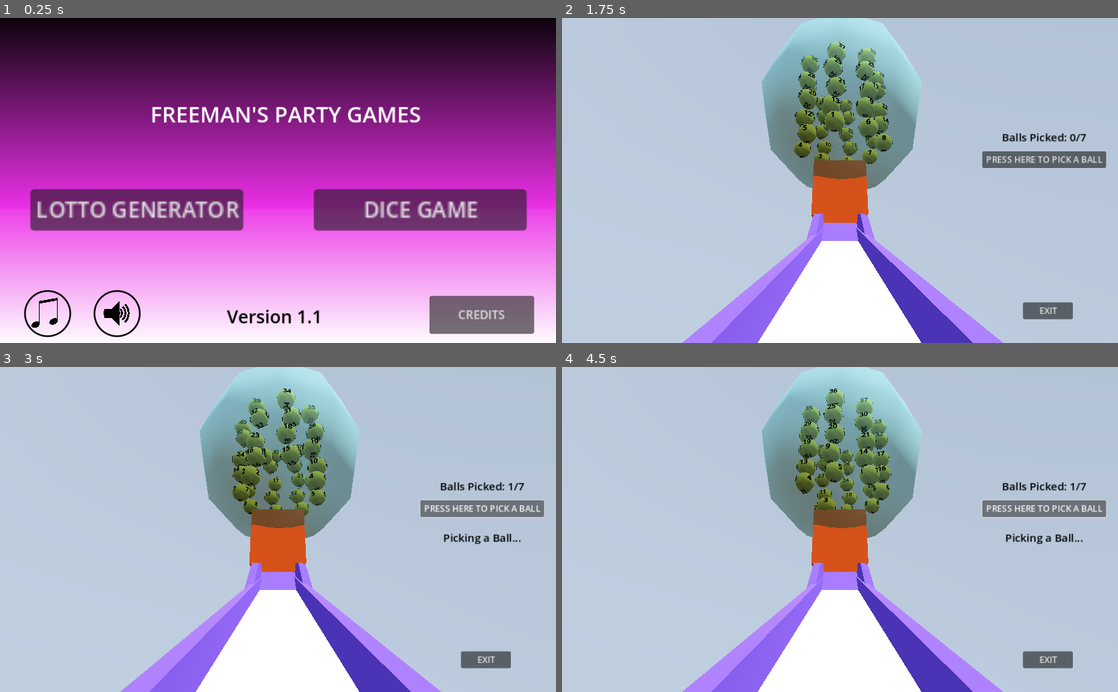
Above: before the commit, frames 1-4 (two rows, left to right).
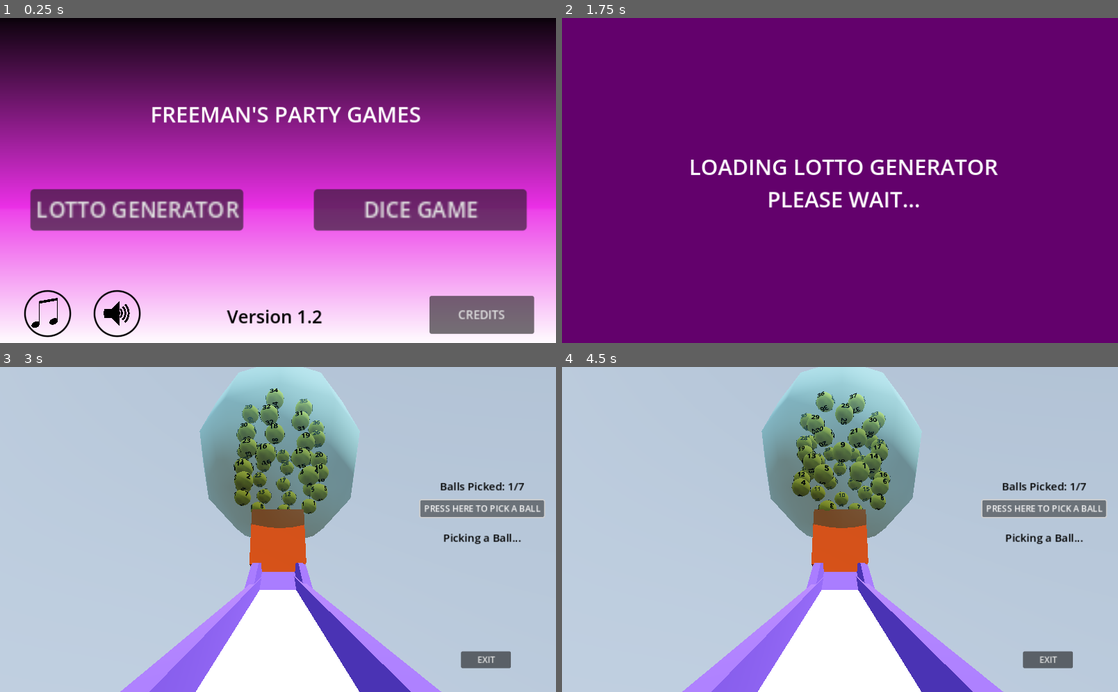
Above: after the commit, the same moments.

Repository: hffriman/Freemans-Party-Games
Game: Godot game, scene res://scenes/main_menu.tscn
Same seed, same stepped clock (60 frames per second), same inputs: the game is played once before the commit and once after it.
Inputs (mouse positions are in pixels of both pictures, inside the frame that each line leads up to):
- Up to frame 1 (0.25 s): no input
- Up to frame 2 (1.75 s): click "LOTTO GENERATOR" at 0.5 s; click (984, 209) at 1.25 s, where only the run after the commit has a clickable "DICE GAME"
- Up to frame 3 (3 s): click (116, 662) at 2.02 s; click "PRESS HERE TO PICK A BALL" at 2.75 s
- Up to frame 4 (4.5 s): click "PRESS HERE TO PICK A BALL" at 3.5 s; click "PRESS HERE TO PICK A BALL" at 4.25 s

The runs differ from the first frame. In frame 1, less than 0.1% of the frame differs, in the area x 56-58%, y 89-95%; in frame 2, 100%, in the area x 0-100%, y 0-100%; in frame 3, 4.1%; in frame 4, 4.1%.

Commit message:
Small fixes for version 1.3 release

Diff:
--- a/scenes/dicegame.tscn
+++ b/scenes/dicegame.tscn
@@ -64,11 +64,6 @@
 font_size = 55
 font_color = Color(1, 1, 0.203922, 1)
 
-[sub_resource type="CanvasTexture" id="CanvasTexture_3p021"]
-
-[sub_resource type="LabelSettings" id="LabelSettings_7fsgx"]
-font_size = 40
-
 [sub_resource type="StandardMaterial3D" id="StandardMaterial3D_amy7m"]
 metallic_specular = 0.0
 
@@ -445,24 +440,6 @@
 scale = Vector2(1.6573, 1.6573)
 text = "EXIT"
 
-[node name="Loading" type="CanvasLayer" parent="."]
-
-[node name="LoadingBG" type="Sprite2D" parent="Loading"]
-self_modulate = Color(0.388235, 0.00392157, 0.423529, 1)
-position = Vector2(511.75, 299.75)
-scale = Vector2(1024.5, 600.5)
-texture = SubResource("CanvasTexture_3p021")
-
-[node name="LoadingLabel" type="Label" parent="Loading"]
-offset_left = 169.0
-offset_top = 246.0
-offset_right = 877.0
-offset_bottom = 469.0
-text = "LOADING DICE GAME
-PLEASE WAIT..."
-label_settings = SubResource("LabelSettings_7fsgx")
-horizontal_alignment = 1
-
 [node name="housewalls" type="Node3D" parent="."]
 
 [node name="wall" type="CSGBox3D" parent="housewalls"]
--- a/scenes/lotto_generator.tscn
+++ b/scenes/lotto_generator.tscn
@@ -11,11 +11,6 @@
 [ext_resource type="Script" path="res://scripts/ball_detector.gd" id="9_hqj5j"]
 [ext_resource type="Script" path="res://scripts/DeadZone.gd" id="9_mgmm3"]
 [ext_resource type="AudioStream" uid="uid://x6xovrdmacpo" path="res://sounds/lotto-ball-105088.mp3" id="10_o2tlx"]
-
-[sub_resource type="CanvasTexture" id="CanvasTexture_5mscr"]
-
-[sub_resource type="LabelSettings" id="LabelSettings_kpsnr"]
-font_size = 40
 
 [sub_resource type="ProceduralSkyMaterial" id="ProceduralSkyMaterial_plqt5"]
 sky_horizon_color = Color(0.64625, 0.65575, 0.67075, 1)
@@ -49,24 +44,6 @@
 [node name="LottoGenerator" type="Node3D"]
 transform = Transform3D(-4.37114e-08, 0, -1, 0, 1, 0, 1, 0, -4.37114e-08, -3.35075, 165, 0)
 script = ExtResource("1_y4v4f")
-
-[node name="Loading" type="CanvasLayer" parent="."]
-
-[node name="LoadingBG" type="Sprite2D" parent="Loading"]
-self_modulate = Color(0.388235, 0.00392157, 0.423529, 1)
-position = Vector2(511.75, 299.75)
-scale = Vector2(1024.5, 600.5)
-texture = SubResource("CanvasTexture_5mscr")
-
-[node name="LoadingLabel" type="Label" parent="Loading"]
-offset_left = 165.0
-offset_top = 246.0
-offset_right = 873.0
-offset_bottom = 469.0
-text = "LOADING LOTTO GENERATOR
-PLEASE WAIT..."
-label_settings = SubResource("LabelSettings_kpsnr")
-horizontal_alignment = 1
 
 [node name="DirectionalLight3D" type="DirectionalLight3D" parent="."]
 transform = Transform3D(-0.866023, -0.433016, 0.250001, 0, 0.499998, 0.866027, -0.500003, 0.749999, -0.43301, 0, 0, 0)
--- a/scenes/main_menu.tscn
+++ b/scenes/main_menu.tscn
@@ -26,6 +26,16 @@
 font = SubResource("FontVariation_k4t3r")
 font_size = 33
 font_color = Color(0, 0, 0, 1)
+
+[sub_resource type="CanvasTexture" id="CanvasTexture_jne33"]
+
+[sub_resource type="LabelSettings" id="LabelSettings_bxkt5"]
+font_size = 40
+
+[sub_resource type="CanvasTexture" id="CanvasTexture_riuji"]
+
+[sub_resource type="LabelSettings" id="LabelSettings_5bxrq"]
+font_size = 40
 
 [node name="MainMenu" type="Node3D"]
 script = ExtResource("1_jb4eo")
@@ -87,8 +97,7 @@
 offset_top = -0.00012207
 offset_right = 0.431885
 offset_bottom = -0.200012
-text = "Version 1.1
-"
+text = "Version 1.2"
 label_settings = SubResource("LabelSettings_43p0x")
 
 [node name="SoundButton" parent="." instance=ExtResource("2_iof6i")]
@@ -111,6 +120,44 @@
 scale = Vector2(1.34811, 1.34811)
 text = "CREDITS"
 
+[node name="LoadingDiceGameLayer" type="CanvasLayer" parent="."]
+visible = false
+
+[node name="LoadingBG" type="Sprite2D" parent="LoadingDiceGameLayer"]
+self_modulate = Color(0.388235, 0.00392157, 0.423529, 1)
+position = Vector2(511.5, 304.5)
+scale = Vector2(1085, 653)
+texture = SubResource("CanvasTexture_jne33")
+
+[node name="LoadingLabel" type="Label" parent="LoadingDiceGameLayer"]
+offset_left = 169.0
+offset_top = 246.0
+offset_right = 877.0
+offset_bottom = 469.0
+text = "LOADING DICE GAME
+PLEASE WAIT..."
+label_settings = SubResource("LabelSettings_bxkt5")
+horizontal_alignment = 1
+
+[node name="LoadingLottoGeneratorLayer" type="CanvasLayer" parent="."]
+visible = false
+
+[node name="LoadingBG" type="Sprite2D" parent="LoadingLottoGeneratorLayer"]
+self_modulate = Color(0.388235, 0.00392157, 0.423529, 1)
+position = Vector2(511.75, 299.75)
+scale = Vector2(1024.5, 600.5)
+texture = SubResource("CanvasTexture_riuji")
+
+[node name="LoadingLabel" type="Label" parent="LoadingLottoGeneratorLayer"]
+offset_left = 165.0
+offset_top = 246.0
+offset_right = 873.0
+offset_bottom = 469.0
+text = "LOADING LOTTO GENERATOR
+PLEASE WAIT..."
+label_settings = SubResource("LabelSettings_5bxrq")
+horizontal_alignment = 1
+
 [connection signal="pressed" from="LottoGenerator" to="." method="_on_lotto_generator_pressed"]
 [connection signal="pressed" from="DiceGame" to="." method="_on_dice_game_pressed"]
 [connection signal="pressed" from="SoundButton" to="SoundButton" method="_on_pressed"]
--- a/scripts/DeadZone.gd
+++ b/scripts/DeadZone.gd
@@ -10,7 +10,7 @@
 
 
 # Called every frame. 'delta' is the elapsed time since the previous frame.
-func _process(delta):
+func _process(_delta):
 	pass
 
 
--- a/scripts/DiceDetector.gd
+++ b/scripts/DiceDetector.gd
@@ -11,7 +11,7 @@
 
 
 # Called every frame. 'delta' is the elapsed time since the previous frame.
-func _process(delta):
+func _process(_delta):
 	pass
 
 
--- a/scripts/ball_detector.gd
+++ b/scripts/ball_detector.gd
@@ -12,7 +12,7 @@
 	ball_fall_sound_player = get_node("BallFallSound")
 
 # Called every frame. 'delta' is the elapsed time since the previous frame.
-func _process(delta):
+func _process(_delta):
 	pass
 
 func _on_body_entered(body):
--- a/scripts/bg_music_player.gd
+++ b/scripts/bg_music_player.gd
@@ -7,5 +7,5 @@
 
 
 # Called every frame. 'delta' is the elapsed time since the previous frame.
-func _process(delta):
+func _process(_delta):
 	pass
--- a/scripts/dicegame.gd
+++ b/scripts/dicegame.gd
@@ -1,6 +1,4 @@
 extends Node3D
-
-var loading_screen
 
 var game_ready; var game_over
 var dice1_ready; var dice2_ready
@@ -41,7 +39,6 @@
 # Called when the node enters the scene tree for the first time.
 func _ready():
 
-	loading_screen = get_node("Loading")
 	game_ready = true
 	game_over = false
 
@@ -84,9 +81,6 @@
 func _physics_process(_delta):
 
 	if game_ready:
-
-		await get_tree().create_timer(1).timeout
-		loading_screen.visible = false
 
 		dice1_ready = dice1._check_readiness(dice1_ready, dice1.is_rotating)
 		dice2_ready = dice2._check_readiness(dice2_ready, dice2.is_rotating)
--- a/scripts/final_phase_layer.gd
+++ b/scripts/final_phase_layer.gd
@@ -23,7 +23,7 @@
 	lose_sound = get_node("GameOverLayer/LoseSound")
 
 # Called every frame. 'delta' is the elapsed time since the previous frame.
-func _process(delta):
+func _process(_delta):
 	pass
 
 func _start_number_guess(guess_number):
--- a/scripts/lotto_generator.gd
+++ b/scripts/lotto_generator.gd
@@ -36,8 +36,6 @@
 # Called when the node enters the scene tree for the first time.
 func _ready():
 
-	loading_screen = get_node("Loading")
-
 	lotto_ball_rows = get_node("lotto_balls").get_children()
 	lotto_points_icons = get_node("lotto_points_layer").point_icons
 
@@ -58,10 +56,6 @@
 
 # Called every frame. 'delta' is the elapsed time since the previous frame.
 func _physics_process(_delta):
-
-	await get_tree().create_timer(1).timeout
-	loading_screen.visible = false
-
 
 	balls_left_label.text = "Balls Picked: " + str(balls_picked) + "/7"
 
--- a/scripts/main_menu.gd
+++ b/scripts/main_menu.gd
@@ -1,20 +1,29 @@
 extends Node3D
+
+var loading_dice_game_layer
+var loading_lotto_generator_layer
 
 ## MAIN MENU
 ## - Main purpose: contains the buttons for Lotto Generator, Dice Game and Credits
+## - Shows "Loading" layers before the scene changes to either Lotto Generator or Dice Game
 
 # Called when the node enters the scene tree for the first time.
 func _ready():
-	pass # Replace with function body.
+	loading_dice_game_layer = get_node("LoadingDiceGameLayer")
+	loading_lotto_generator_layer = get_node("LoadingLottoGeneratorLayer")
 
 # Called every frame. 'delta' is the elapsed time since the previous frame.
 func _process(_delta):
 	pass
 
 func _on_lotto_generator_pressed():
+	loading_lotto_generator_layer.visible = true
+	await get_tree().create_timer(2).timeout
 	get_tree().change_scene_to_file("res://scenes/lotto_generator.tscn")
 
 func _on_dice_game_pressed():
+	loading_dice_game_layer.visible = true
+	await get_tree().create_timer(2).timeout
 	get_tree().change_scene_to_file("res://scenes/dicegame.tscn")
 
 func _on_credits_pressed():
--- a/scripts/music_button.gd
+++ b/scripts/music_button.gd
@@ -12,7 +12,7 @@
 
 
 # Called every frame. 'delta' is the elapsed time since the previous frame.
-func _process(delta):
+func _process(_delta):
 	button_pressed = soundsave.music_pressed
 
 func _on_pressed():
--- a/scripts/operator_card.gd
+++ b/scripts/operator_card.gd
@@ -22,7 +22,7 @@
 	card_sound_player = get_node("CardSoundPlayer")
 
 # Called every frame. 'delta' is the elapsed time since the previous frame.
-func _process(delta):
+func _process(_delta):
 	if selected and !flip1_has_played:
 		self.get_child(0).visible = true
 		animation.play("flip_1")
--- a/scripts/sound_button.gd
+++ b/scripts/sound_button.gd
@@ -12,7 +12,7 @@
 
 
 # Called every frame. 'delta' is the elapsed time since the previous frame.
-func _process(delta):
+func _process(_delta):
 	button_pressed = soundsave.sfx_pressed
 
 
Not shown, changed: export_presets.cfg
Not shown: 1 places in scenes/dicegame.tscn that only renumber resources
Not shown: 1 places in scenes/lotto_generator.tscn that only renumber resources
Not shown: 1 places in scenes/main_menu.tscn that only renumber resources
